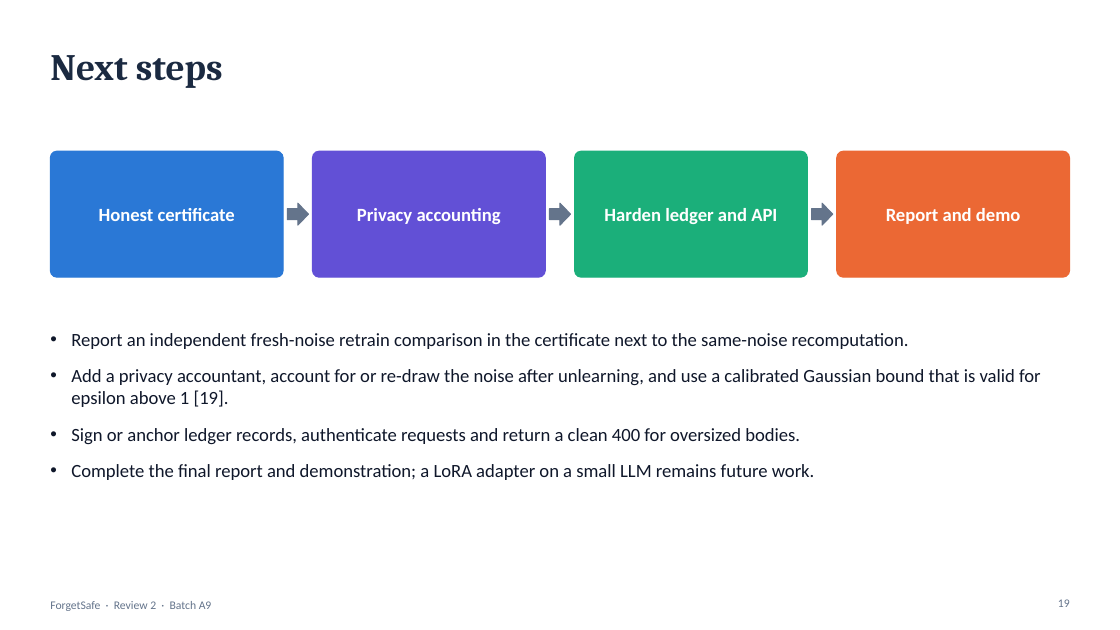
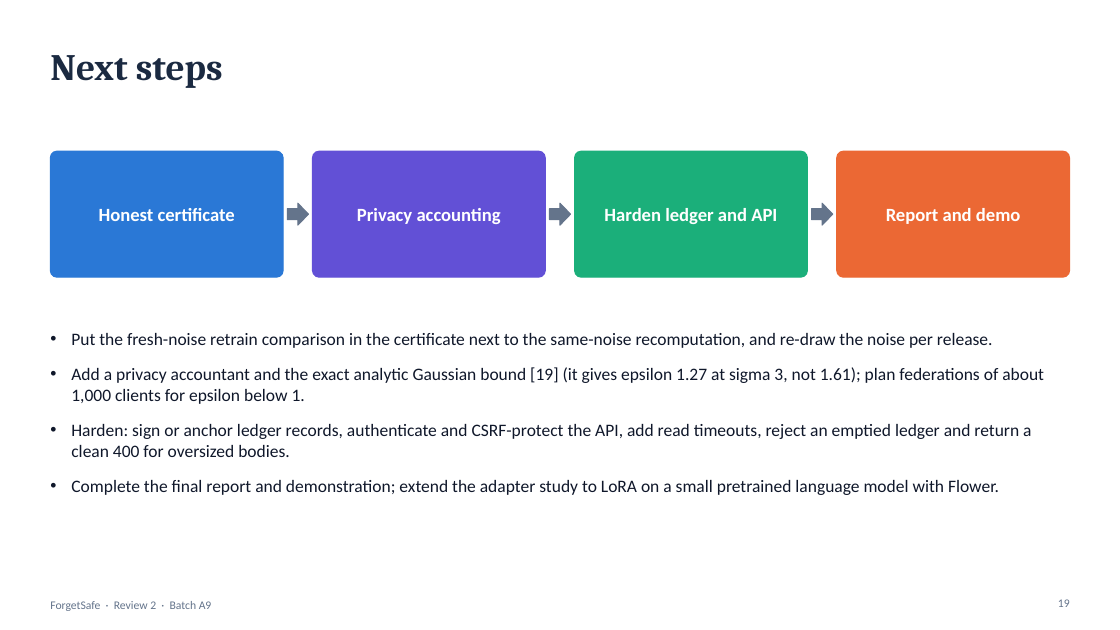
Before and after one commit to madhava-smartgrowInfotech/Btech-Projects, a slide deck: slide 19 of CSDS/A/CSDS-A-A9/13.Review_2_PPT.pptx. Drawn at 1120x630 pixels with LibreOffice and Linux fonts; fonts in the diff are those of the drawing. Boxes give left, top, right and bottom in pixels: in the first picture for what was removed or moved away, otherwise in the second. Text is boxed around its words. In the diff, an @@ line names an element or a change of style, - is before the commit and + after.

```diff
--- a/CSDS/A/CSDS-A-A9/13.Review_2_PPT.pptx
+++ b/CSDS/A/CSDS-A-A9/13.Review_2_PPT.pptx
@@ text at [71,333,1044,495]: text changed; size 16 to 15 pt @@
-• Report an independent fresh-noise retrain comparison in the certificate next to the same-noise recomputation.
-• Add a privacy accountant, account for or re-draw the noise after unlearning, and use a calibrated Gaussian bound that is valid for epsilon above 1 [19].
-• Sign or anchor ledger records, authenticate requests and return a clean 400 for oversized bodies.
-• Complete the final report and demonstration; a LoRA adapter on a small LLM remains future work.
+• Put the fresh-noise retrain comparison in the certificate next to the same-noise recomputation, and re-draw the noise per release.
+• Add a privacy accountant and the exact analytic Gaussian bound [19] (it gives epsilon 1.27 at sigma 3, not 1.61); plan federations of about 1,000 clients for epsilon below 1.
+• Harden: sign or anchor ledger records, authenticate and CSRF-protect the API, add read timeouts, reject an emptied ledger and return a clean 400 for oversized bodies.
+• Complete the final report and demonstration; extend the adapter study to LoRA on a small pretrained language model with Flower.
```
Also in this commit, not shown: 10 other slides changed, 50 other files.
